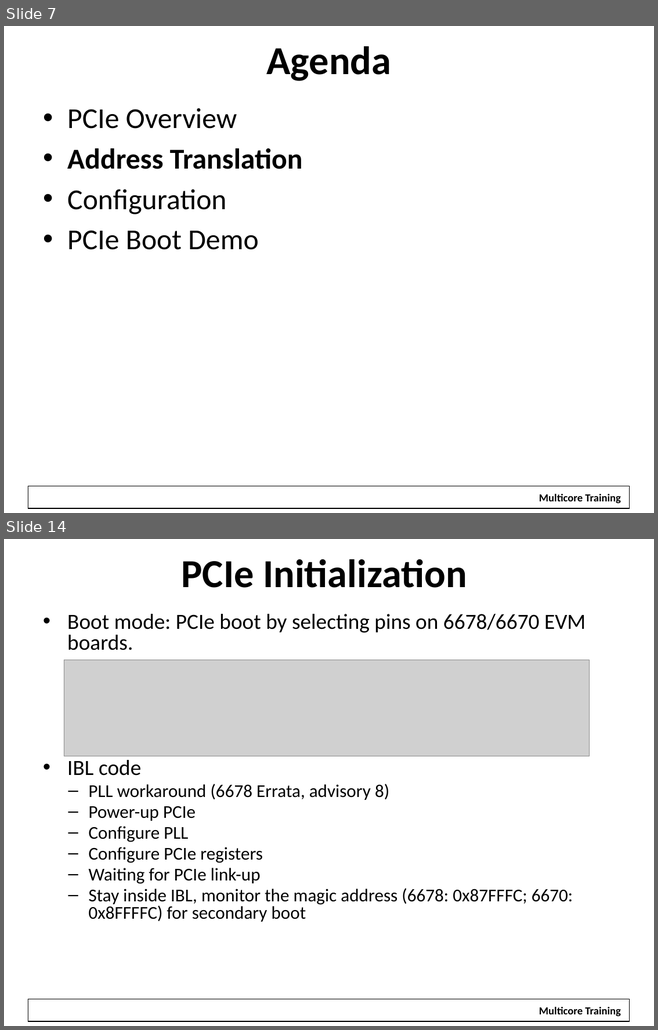
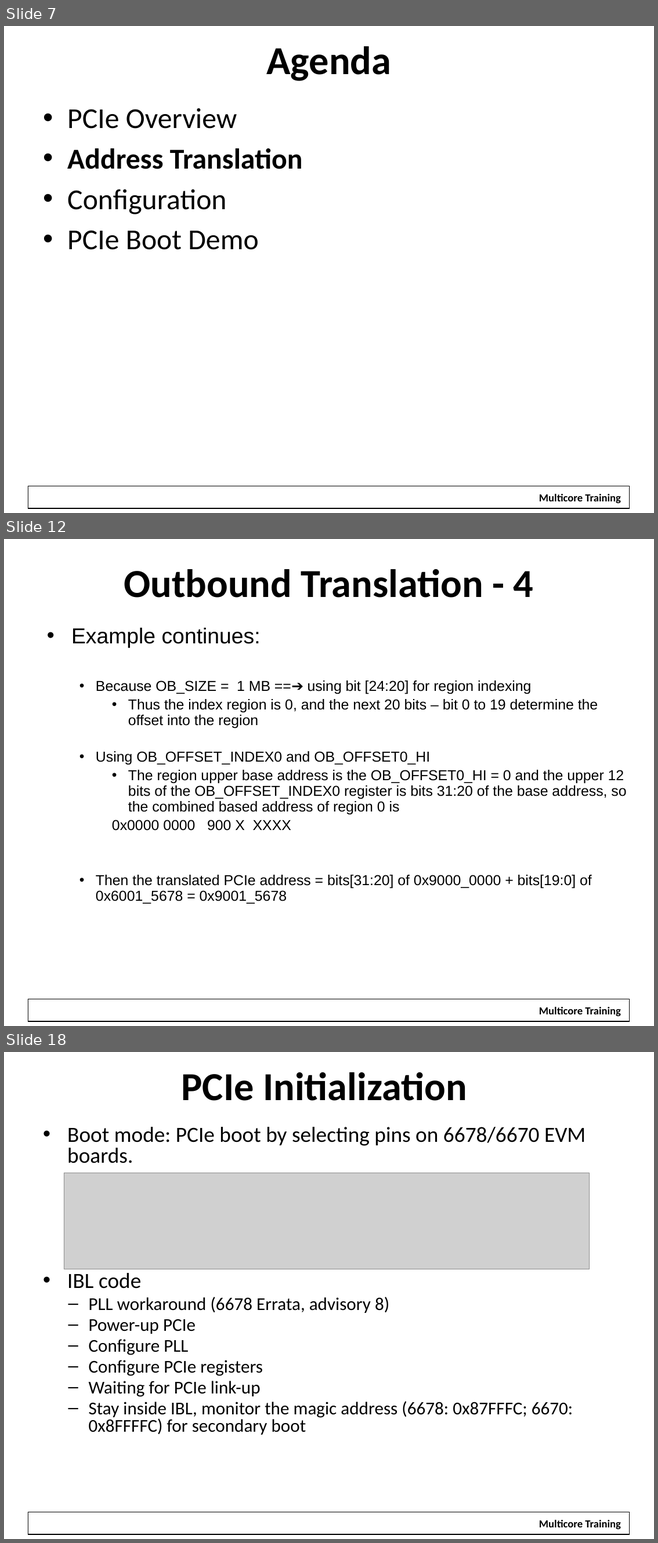
Before and after one commit to hari1989/keystone-workshop, a slide deck: slides/KeyStone PCI Express.pptx. Shown one above the other, each under a label of ours: slides 7 and 14 before the commit, slides 7, 12 and 18 after it; the slides between them are not shown. The pictures are 658x1030 and 658x1543 pixels, drawn with LibreOffice and Linux fonts; fonts in the diff are those of the drawing; grey boxes stand for pictures; background and template pictures are left out. Boxes give left, top, right and bottom in pixels: in the first picture for what was removed or moved away, otherwise in the second. Text is boxed around its words. In the diff, an @@ line names an element or a change of style, - is before the commit and + after.

```diff
--- a/slides/KeyStone PCI Express.pptx
+++ b/slides/KeyStone PCI Express.pptx
@@ slide 12 added at <box>4,539,654,1026</box>, background #FFFFFF; not listed: 2 template elements that a slide beside it also shows @@
@@ title added at <box>123,569,534,598</box>, 44 pt, text #000000, bold @@
+Outbound Translation - 4
@@ text added at <box>71,628,626,904</box>, 16 pt, text #000000 @@
+• Example continues:
+  • Because OB_SIZE = 1 MB ==➔ using bit [24:20] for region indexing
+    • Thus the index region is 0, and the next 20 bits – bit 0 to 19 determine the offset into the region
+  • Using OB_OFFSET_INDEX0 and OB_OFFSET0_HI
+    • The region upper base address is the OB_OFFSET0_HI = 0 and the upper 12 bits of the OB_OFFSET_INDEX0 register is bits 31:20 of the base address, so the combined based address of region 0 is
+    0x0000 0000 900 X XXXX
+  • Then the translated PCIe address = bits[31:20] of 0x9000_0000 + bits[19:0] of 0x6001_5678 = 0x9001_5678
@@ what was slide 14 is now slide 18 @@
```
Also in this commit, not shown: 10 slides changed, 4 other slides added, 6 slides removed.
